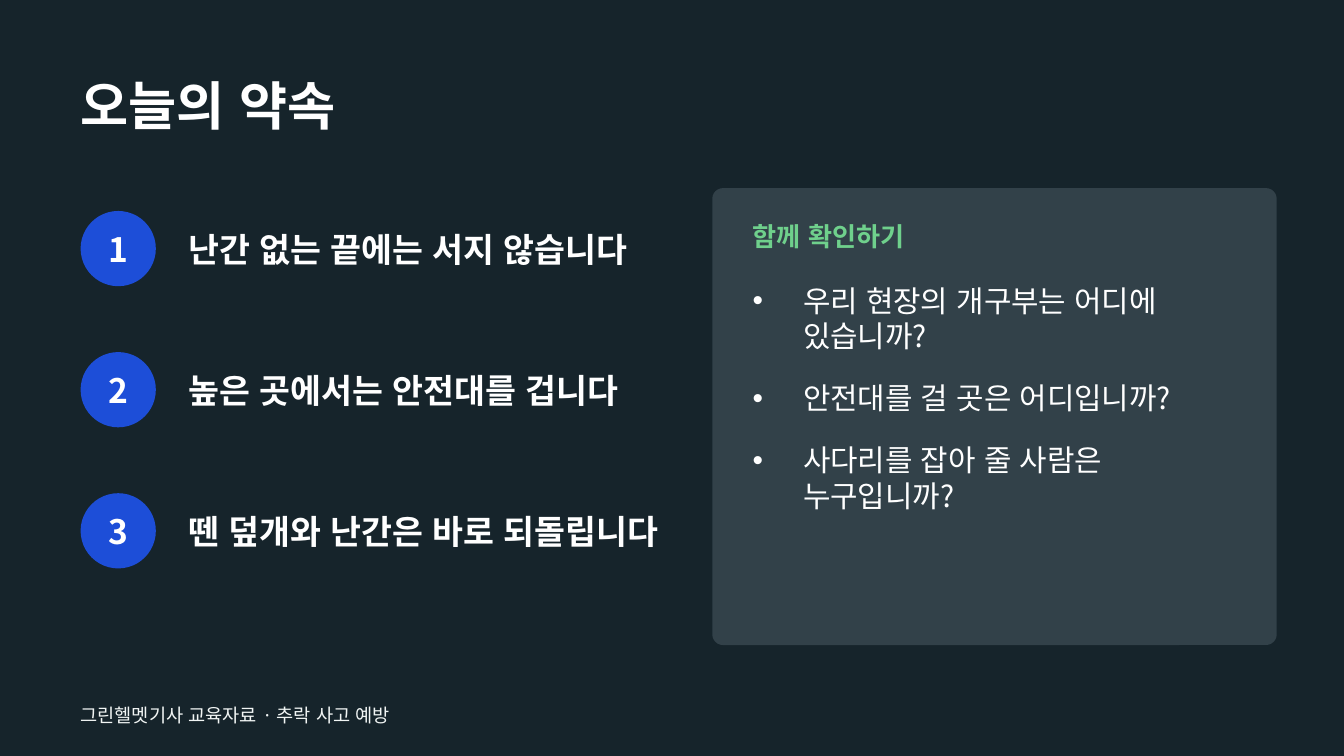
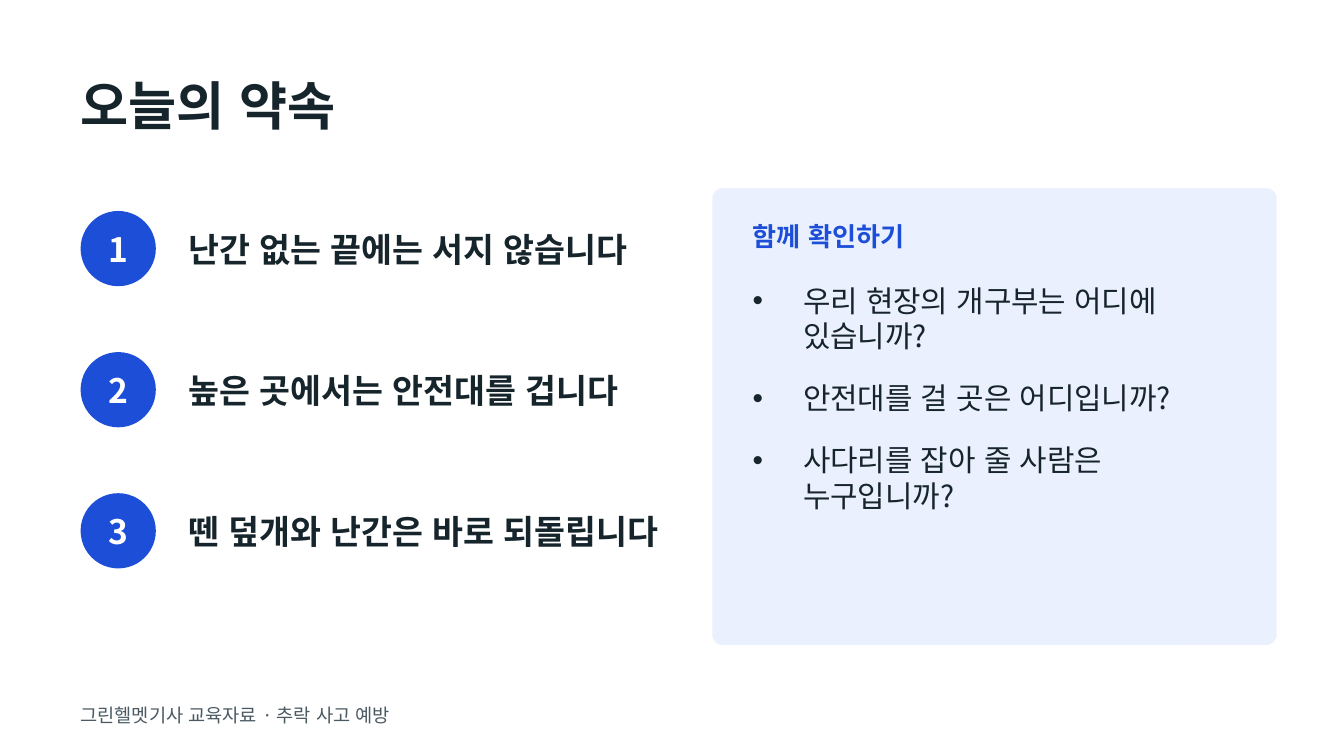
Before and after one commit to edward40-code/greenhelmet, a slide deck: slide 11 of public/library/edu-fall.pptx. Drawn at 1344x756 pixels with LibreOffice and Linux fonts; fonts in the diff are those of the drawing. Boxes give left, top, right and bottom in pixels: in the first picture for what was removed or moved away, otherwise in the second. Text is boxed around its words. In the diff, an @@ line names an element or a change of style, - is before the commit and + after.

```diff
--- a/public/library/edu-fall.pptx
+++ b/public/library/edu-fall.pptx
@@ background #16242B to #FFFFFF @@
@@ rounded rectangle at (x1=712, y1=188, x2=1277, y2=645): fill #4A5A63 at 55% opacity to #EAF0FD @@
@@ text "함께 확인하기" at (x1=753, y1=224, x2=904, y2=249): text colour #6FD08C to #1D4ED8 @@
@@ text colour #FFFFFF to #16242B in 5 elements at (x1=81, y1=81, x2=335, y2=130), (x1=188, y1=233, x2=628, y2=265), (x1=188, y1=374, x2=618, y2=406), (x1=188, y1=515, x2=659, y2=547), (x1=803, y1=287, x2=1171, y2=510) @@
@@ text "그린헬멧기사 교육자료 · 추락 사고 ..." at (x1=81, y1=706, x2=389, y2=724): text colour #F1F5F4 to #4A5A63 @@
```
Also in this commit, not shown: 7 other files.
